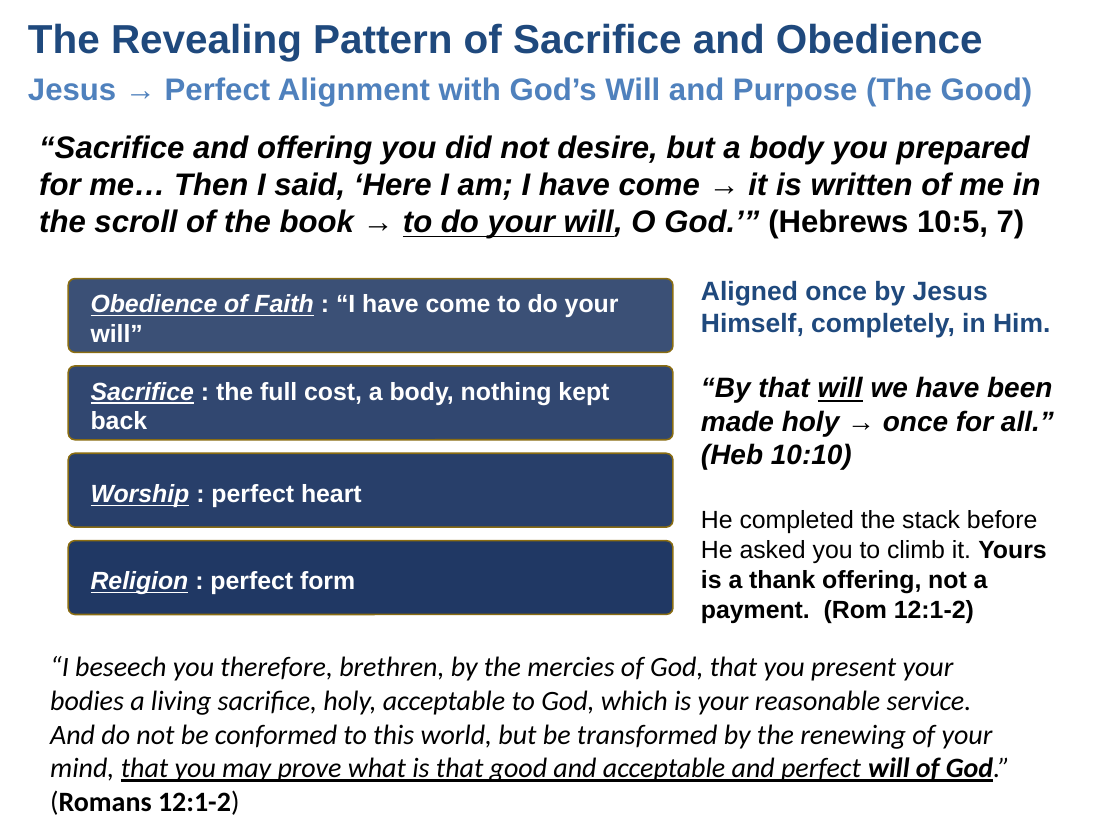
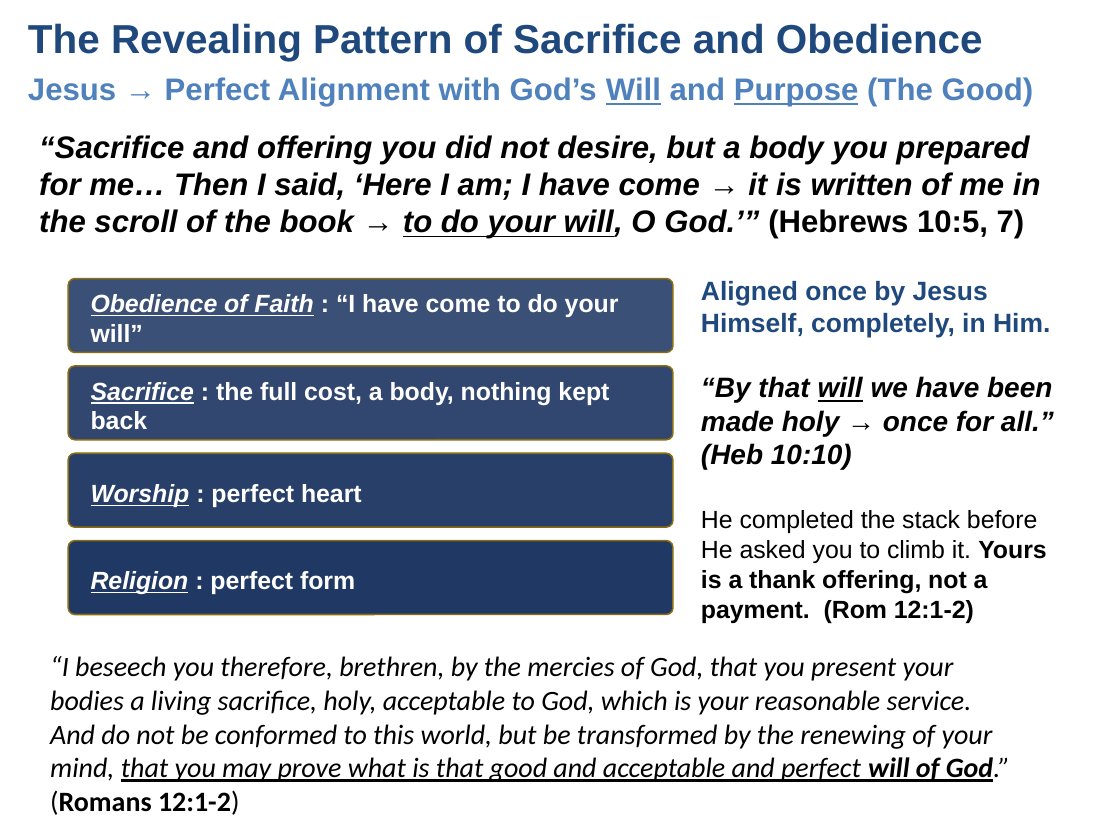
Before and after one commit to UsefulEngines/EvangelismPublic, a slide deck: slide 4 of 2026-Q4/02-PurposeOfTheGood/Week02-PurposeOfTheGood.pptx. Drawn at 1120x840 pixels with LibreOffice and Linux fonts; fonts in the diff are those of the drawing. Boxes give left, top, right and bottom in pixels: in the first picture for what was removed or moved away, otherwise in the second. Text is boxed around its words. In the diff, an @@ line names an element or a change of style, - is before the commit and + after.

```diff
--- a/2026-Q4/02-PurposeOfTheGood/Week02-PurposeOfTheGood.pptx
+++ b/2026-Q4/02-PurposeOfTheGood/Week02-PurposeOfTheGood.pptx
@@ text "Jesus → Perfect Alignment with ..." at box(28, 77, 1034, 106): underline on in "Will Purpose" @@
```
Also in this commit, not shown: 3 other slides changed, 4 other files.
